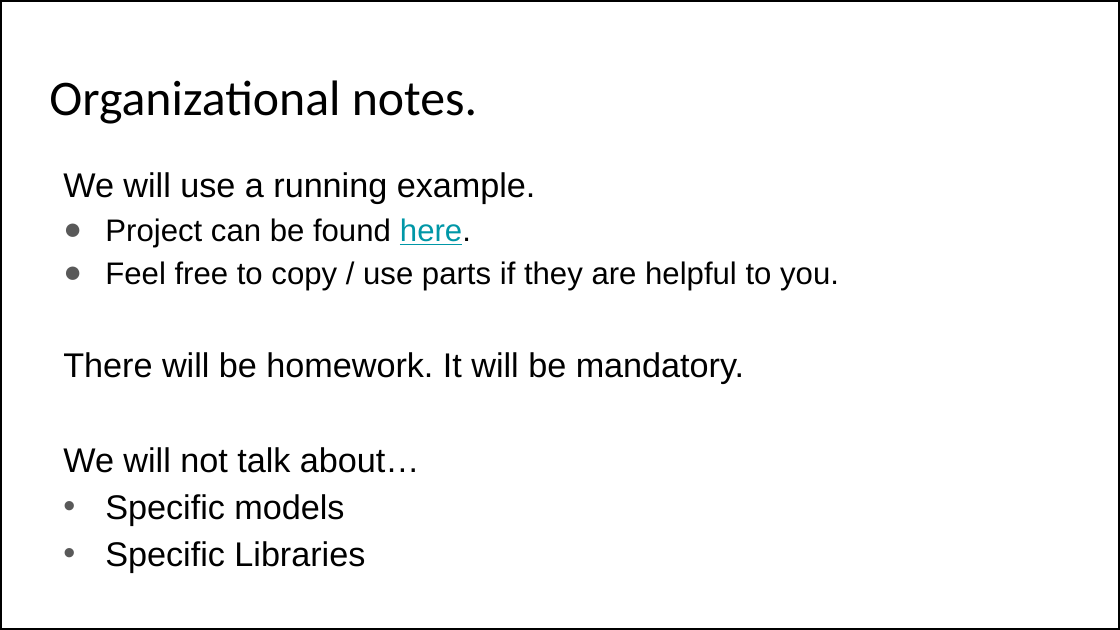
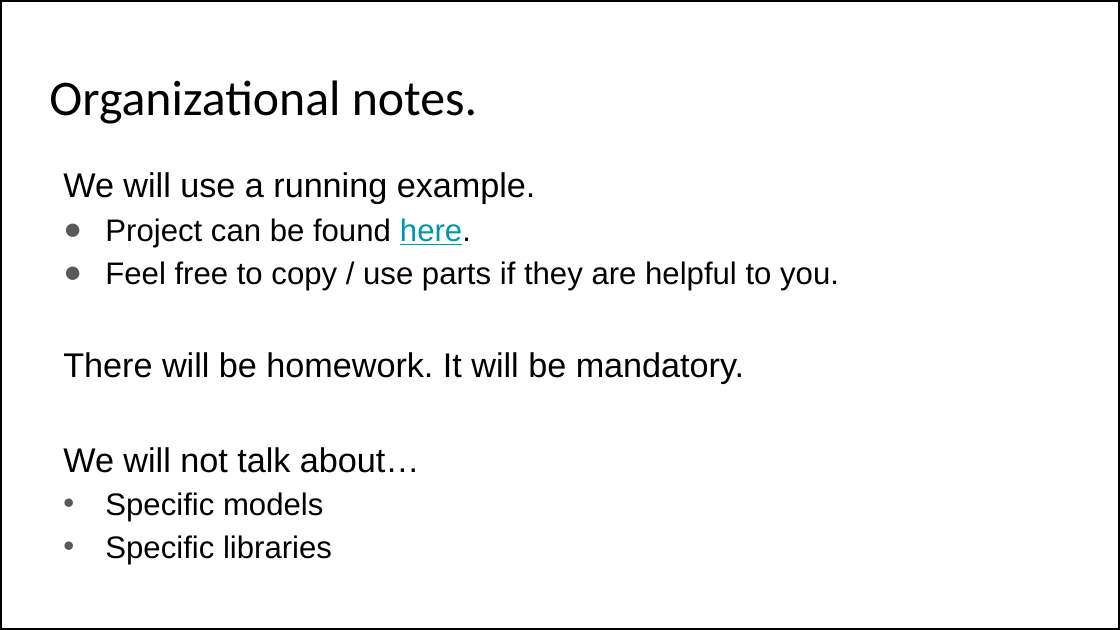
Before and after one commit to frank-trollmann/machine-learning_example-project, a slide deck: slide 4 of documentation/Session 1.pptx. Drawn at 1120x630 pixels with LibreOffice and Linux fonts; fonts in the diff are those of the drawing. Boxes give left, top, right and bottom in pixels: in the first picture for what was removed or moved away, otherwise in the second. Text is boxed around its words. In the diff, an @@ line names an element or a change of style, - is before the commit and + after.

```diff
--- a/documentation/Session 1.pptx
+++ b/documentation/Session 1.pptx
@@ text at (105,492,323,521): size 22 to 20 pt in "Specific models" @@
@@ text at (105,535,332,564): text changed; size 22 to 20 pt @@
-• Specific Libraries
+• Specific libraries
```
Also in this commit, not shown: 14 other slides changed, 1 slide added, 1 other file.
